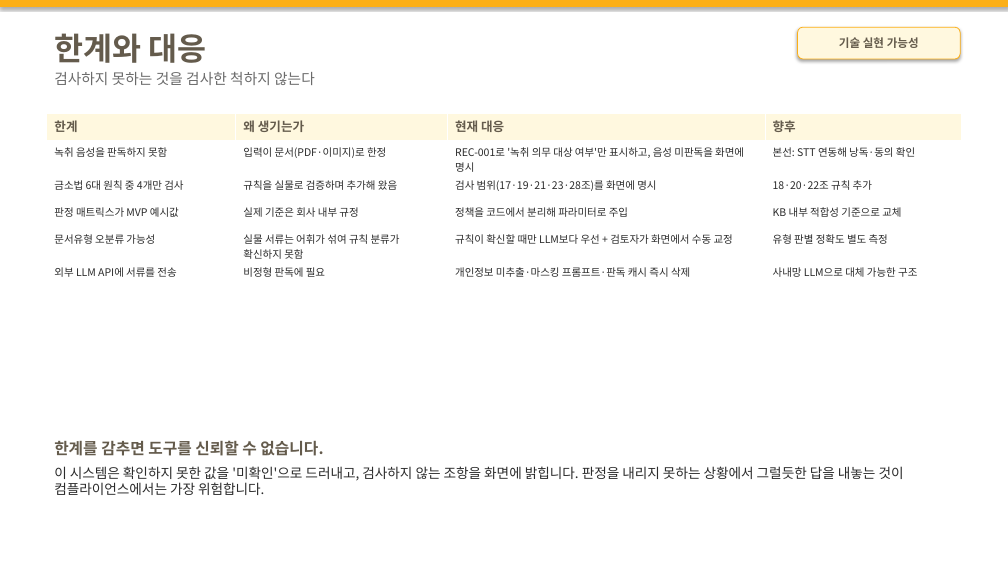
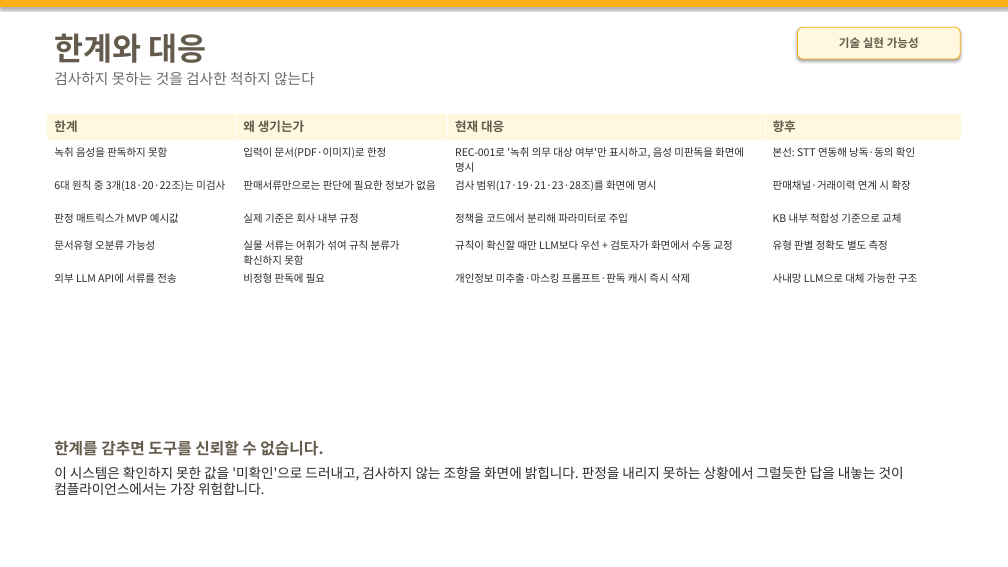
Before and after one commit to M0282/26KBAI_LW, a slide deck: slide 17 of docs/기술설명서_초안.pptx (slide 15 before the commit). Drawn at 1008x567 pixels with LibreOffice and Linux fonts; fonts in the diff are those of the drawing. Boxes give left, top, right and bottom in pixels: in the first picture for what was removed or moved away, otherwise in the second. Text is boxed around its words. In the diff, an @@ line names an element or a change of style, - is before the commit and + after.

```diff
--- a/docs/기술설명서_초안.pptx
+++ b/docs/기술설명서_초안.pptx
@@ table at [47,113,962,287] @@
-row 3: 금소법 6대 원칙 중 4개만 검사 | 규칙을 실물로 검증하며 추가해 왔음 | 검사 범위(17·19·21·23·28조)를 화면에 명시 | 18·20·22조 규칙 추가
+row 3: 6대 원칙 중 3개(18·20·22조)는 미검사 | 판매서류만으로는 판단에 필요한 정보가 없음 | 검사 범위(17·19·21·23·28조)를 화면에 명시 | 판매채널·거래이력 연계 시 확장
```
Also in this commit, not shown: 2 other slides changed, 2 slides added, 2 other files.
